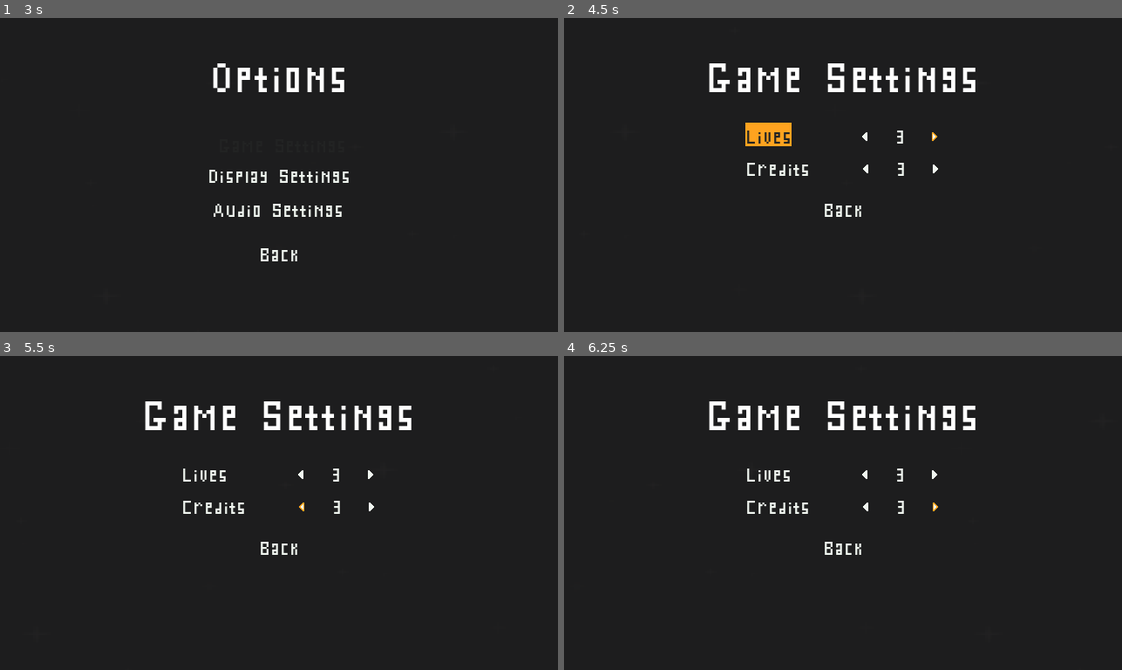
Above: before the commit, frames 1-4 (two rows, left to right).
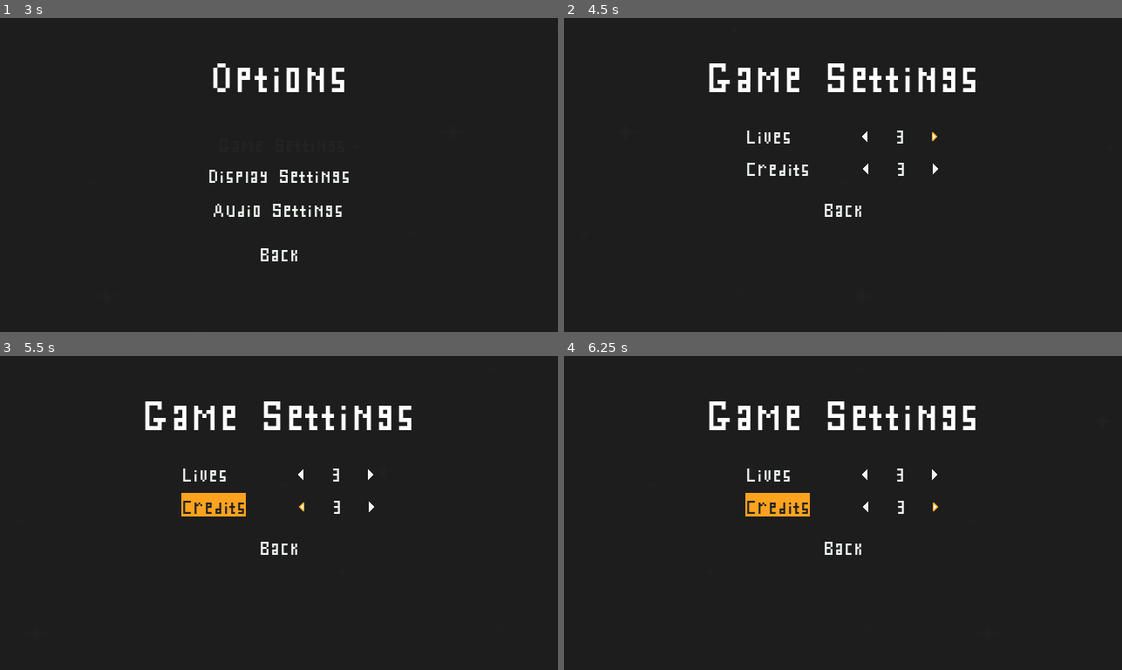
Above: after the commit, the same moments.

Repository: rnakkas/GodotSandbox
Game: Godot game, scene res://ShmupSandbox/Main/Scenes/main.tscn
Two runs of this game, one before a commit and one after it. Both use one fixed random seed, a clock stepped at 60 frames per second and the inputs below.
Inputs (mouse positions are in pixels of both pictures, inside the frame that each line leads up to):
- Up to frame 1 (3 s): tap Enter (ui_accept) at 0.5, 0.77, 1.25, 1.52 s; move the mouse to (401, 159) at 0.52 s; hold D (move_right) 0.53-1.28 s; hold Space (shoot) 0.53-1.28 s; move the mouse to (167, 190) at 1.27 s; hold S (move_down) 1.28-2 s; tap Space (shoot) at 1.35 s; click "Options" at 2 s; click "Game Settings" at 2.75 s
- Up to frame 2 (4.5 s): click (865, 137) at 3.5 s; click (937, 137) at 4.25 s
- Up to frame 3 (5.5 s): click (301, 506) at 5 s
- Up to frame 4 (6.25 s): click (937, 506) at 5.75 s

Frame 1 is identical in both runs. In frame 2, 0.6% of the frame differs, in the area x 32-67%, y 33-50%; in frame 3, 0.9%, in the area x 32-67%, y 36-52%; in frame 4, 0.9%.

Commit message:
Game Settings: See TODO comments

Diff:
--- a/ShmupSandbox/Autoloads/ui_utility.gd
+++ b/ShmupSandbox/Autoloads/ui_utility.gd
@@ -35,7 +35,6 @@
 	selected_element.focus_mode = Control.FOCUS_ALL
 
 
-## Private helper funcs
 func _highlight_ui_elment(ui_element : Control) -> void:
 	var style : StyleBoxFlat = StyleBoxFlat.new()
 	ui_element.add_theme_color_override("font_color", color_black)
@@ -56,3 +55,10 @@
 	ui_element.add_theme_color_override("font_color", color_white)
 	style.bg_color = color_transparent
 	ui_element.add_theme_stylebox_override("normal", style)
+
+
+func arrow_buttons_press_animation(button : TextureButton) -> void:
+	button.toggle_mode = true
+	button.button_pressed = true
+	await get_tree().create_timer(0.2).timeout
+	button.toggle_mode = false
--- a/ShmupSandbox/UI/Scenes/game_settings.tscn
+++ b/ShmupSandbox/UI/Scenes/game_settings.tscn
@@ -94,18 +94,122 @@
 visible = false
 layout_mode = 2
 
-[node name="VBoxContainer" type="VBoxContainer" parent="MarginContainer/VBoxContainer/HBoxContainer_lives"]
-custom_minimum_size = Vector2(10, 0)
-layout_mode = 2
-size_flags_vertical = 4
-theme_override_constants/separation = 5
-alignment = 1
-
-[node name="separator" type="Control" parent="MarginContainer/VBoxContainer/HBoxContainer_lives/VBoxContainer"]
-layout_mode = 2
-
-[node name="lives_left_button" type="TextureButton" parent="MarginContainer/VBoxContainer/HBoxContainer_lives/VBoxContainer" groups=["game_settings_ui_nodes"]]
-unique_name_in_owner = true
+[node name="HBoxContainer_lives_value" type="HBoxContainer" parent="MarginContainer/VBoxContainer/HBoxContainer_lives" groups=["game_settings_ui_nodes"]]
+unique_name_in_owner = true
+layout_mode = 2
+theme_override_constants/separation = 20
+
+[node name="VBoxContainer" type="VBoxContainer" parent="MarginContainer/VBoxContainer/HBoxContainer_lives/HBoxContainer_lives_value"]
+custom_minimum_size = Vector2(10, 0)
+layout_mode = 2
+size_flags_vertical = 4
+theme_override_constants/separation = 5
+alignment = 1
+
+[node name="separator" type="Control" parent="MarginContainer/VBoxContainer/HBoxContainer_lives/HBoxContainer_lives_value/VBoxContainer"]
+layout_mode = 2
+
+[node name="lives_left_button" type="TextureButton" parent="MarginContainer/VBoxContainer/HBoxContainer_lives/HBoxContainer_lives_value/VBoxContainer" groups=["game_settings_ui_nodes"]]
+unique_name_in_owner = true
+custom_minimum_size = Vector2(8, 12)
+layout_mode = 2
+size_flags_vertical = 4
+focus_neighbor_left = NodePath(".")
+focus_neighbor_top = NodePath(".")
+focus_neighbor_right = NodePath(".")
+focus_neighbor_bottom = NodePath(".")
+focus_next = NodePath(".")
+focus_previous = NodePath(".")
+action_mode = 0
+texture_normal = ExtResource("3_4mwjo")
+texture_pressed = ExtResource("4_vj7cy")
+texture_hover = ExtResource("5_h0p24")
+flip_h = true
+
+[node name="lives_value" type="Label" parent="MarginContainer/VBoxContainer/HBoxContainer_lives/HBoxContainer_lives_value" groups=["game_settings_ui_nodes"]]
+unique_name_in_owner = true
+custom_minimum_size = Vector2(30, 0)
+layout_mode = 2
+theme_override_fonts/font = ExtResource("1_qbri3")
+theme_override_font_sizes/font_size = 35
+text = "3"
+horizontal_alignment = 1
+
+[node name="VBoxContainer2" type="VBoxContainer" parent="MarginContainer/VBoxContainer/HBoxContainer_lives/HBoxContainer_lives_value"]
+custom_minimum_size = Vector2(10, 0)
+layout_mode = 2
+size_flags_vertical = 4
+theme_override_constants/separation = 5
+alignment = 1
+
+[node name="separator" type="Control" parent="MarginContainer/VBoxContainer/HBoxContainer_lives/HBoxContainer_lives_value/VBoxContainer2"]
+layout_mode = 2
+
+[node name="lives_right_button" type="TextureButton" parent="MarginContainer/VBoxContainer/HBoxContainer_lives/HBoxContainer_lives_value/VBoxContainer2" groups=["game_settings_ui_nodes"]]
+unique_name_in_owner = true
+custom_minimum_size = Vector2(8, 12)
+layout_mode = 2
+size_flags_vertical = 4
+focus_neighbor_left = NodePath(".")
+focus_neighbor_top = NodePath(".")
+focus_neighbor_right = NodePath(".")
+focus_neighbor_bottom = NodePath(".")
+focus_next = NodePath(".")
+focus_previous = NodePath(".")
+texture_normal = ExtResource("3_4mwjo")
+texture_pressed = ExtResource("4_vj7cy")
+texture_hover = ExtResource("5_h0p24")
+texture_focused = ExtResource("5_h0p24")
+
+[node name="HBoxContainer_credits" type="HBoxContainer" parent="MarginContainer/VBoxContainer"]
+custom_minimum_size = Vector2(300, 0)
+layout_mode = 2
+size_flags_horizontal = 4
+theme_override_constants/separation = 20
+alignment = 1
+
+[node name="credits_label" type="Label" parent="MarginContainer/VBoxContainer/HBoxContainer_credits" groups=["game_settings_ui_nodes"]]
+unique_name_in_owner = true
+layout_mode = 2
+focus_neighbor_left = NodePath(".")
+focus_neighbor_top = NodePath("../../HBoxContainer_lives/lives_label")
+focus_neighbor_right = NodePath(".")
+focus_neighbor_bottom = NodePath("../../back_button")
+focus_next = NodePath(".")
+focus_previous = NodePath(".")
+focus_mode = 2
+theme_override_fonts/font = ExtResource("1_qbri3")
+theme_override_font_sizes/font_size = 35
+text = "Credits"
+
+[node name="separator" type="Control" parent="MarginContainer/VBoxContainer/HBoxContainer_credits"]
+layout_mode = 2
+
+[node name="separator2" type="Control" parent="MarginContainer/VBoxContainer/HBoxContainer_credits"]
+layout_mode = 2
+
+[node name="separator3" type="Control" parent="MarginContainer/VBoxContainer/HBoxContainer_credits"]
+visible = false
+layout_mode = 2
+
+[node name="HBoxContainer_credits_value" type="HBoxContainer" parent="MarginContainer/VBoxContainer/HBoxContainer_credits" groups=["game_settings_ui_nodes"]]
+unique_name_in_owner = true
+layout_mode = 2
+theme_override_constants/separation = 20
+
+[node name="VBoxContainer3" type="VBoxContainer" parent="MarginContainer/VBoxContainer/HBoxContainer_credits/HBoxContainer_credits_value"]
+custom_minimum_size = Vector2(10, 0)
+layout_mode = 2
+size_flags_vertical = 4
+theme_override_constants/separation = 5
+alignment = 1
+
+[node name="separator" type="Control" parent="MarginContainer/VBoxContainer/HBoxContainer_credits/HBoxContainer_credits_value/VBoxContainer3"]
+layout_mode = 2
+
+[node name="credits_left_button" type="TextureButton" parent="MarginContainer/VBoxContainer/HBoxContainer_credits/HBoxContainer_credits_value/VBoxContainer3" groups=["game_settings_ui_nodes"]]
+unique_name_in_owner = true
+custom_minimum_size = Vector2(8, 12)
 layout_mode = 2
 size_flags_vertical = 4
 focus_neighbor_left = NodePath(".")
@@ -120,7 +224,7 @@
 texture_focused = ExtResource("5_h0p24")
 flip_h = true
 
-[node name="lives_value" type="Label" parent="MarginContainer/VBoxContainer/HBoxContainer_lives" groups=["game_settings_ui_nodes"]]
+[node name="credits_value" type="Label" parent="MarginContainer/VBoxContainer/HBoxContainer_credits/HBoxContainer_credits_value" groups=["game_settings_ui_nodes"]]
 unique_name_in_owner = true
 custom_minimum_size = Vector2(30, 0)
 layout_mode = 2
@@ -129,109 +233,19 @@
 text = "3"
 horizontal_alignment = 1
 
-[node name="VBoxContainer2" type="VBoxContainer" parent="MarginContainer/VBoxContainer/HBoxContainer_lives"]
-custom_minimum_size = Vector2(10, 0)
-layout_mode = 2
-size_flags_vertical = 4
-theme_override_constants/separation = 5
-alignment = 1
-
-[node name="separator" type="Control" parent="MarginContainer/VBoxContainer/HBoxContainer_lives/VBoxContainer2"]
-layout_mode = 2
-
-[node name="lives_right_button" type="TextureButton" parent="MarginContainer/VBoxContainer/HBoxContainer_lives/VBoxContainer2" groups=["game_settings_ui_nodes"]]
-unique_name_in_owner = true
-layout_mode = 2
-size_flags_vertical = 4
-focus_neighbor_left = NodePath(".")
-focus_neighbor_top = NodePath(".")
-focus_neighbor_right = NodePath(".")
-focus_neighbor_bottom = NodePath(".")
-focus_next = NodePath(".")
-focus_previous = NodePath(".")
-texture_normal = ExtResource("3_4mwjo")
-texture_pressed = ExtResource("4_vj7cy")
-texture_hover = ExtResource("5_h0p24")
-texture_focused = ExtResource("5_h0p24")
-
-[node name="HBoxContainer_credits" type="HBoxContainer" parent="MarginContainer/VBoxContainer"]
-custom_minimum_size = Vector2(300, 0)
-layout_mode = 2
-size_flags_horizontal = 4
-theme_override_constants/separation = 20
-alignment = 1
-
-[node name="credits_label" type="Label" parent="MarginContainer/VBoxContainer/HBoxContainer_credits" groups=["game_settings_ui_nodes"]]
-unique_name_in_owner = true
-layout_mode = 2
-focus_neighbor_left = NodePath(".")
-focus_neighbor_top = NodePath("../../HBoxContainer_lives/lives_label")
-focus_neighbor_right = NodePath(".")
-focus_neighbor_bottom = NodePath("../../back_button")
-focus_next = NodePath(".")
-focus_previous = NodePath(".")
-focus_mode = 2
-theme_override_fonts/font = ExtResource("1_qbri3")
-theme_override_font_sizes/font_size = 35
-text = "Credits"
-
-[node name="separator" type="Control" parent="MarginContainer/VBoxContainer/HBoxContainer_credits"]
-layout_mode = 2
-
-[node name="separator2" type="Control" parent="MarginContainer/VBoxContainer/HBoxContainer_credits"]
-layout_mode = 2
-
-[node name="separator3" type="Control" parent="MarginContainer/VBoxContainer/HBoxContainer_credits"]
-visible = false
-layout_mode = 2
-
-[node name="VBoxContainer3" type="VBoxContainer" parent="MarginContainer/VBoxContainer/HBoxContainer_credits"]
-custom_minimum_size = Vector2(10, 0)
-layout_mode = 2
-size_flags_vertical = 4
-theme_override_constants/separation = 5
-alignment = 1
-
-[node name="separator" type="Control" parent="MarginContainer/VBoxContainer/HBoxContainer_credits/VBoxContainer3"]
-layout_mode = 2
-
-[node name="credits_left_button" type="TextureButton" parent="MarginContainer/VBoxContainer/HBoxContainer_credits/VBoxContainer3" groups=["game_settings_ui_nodes"]]
-unique_name_in_owner = true
-layout_mode = 2
-size_flags_vertical = 4
-focus_neighbor_left = NodePath(".")
-focus_neighbor_top = NodePath(".")
-focus_neighbor_right = NodePath(".")
-focus_neighbor_bottom = NodePath(".")
-focus_next = NodePath(".")
-focus_previous = NodePath(".")
-texture_normal = ExtResource("3_4mwjo")
-texture_pressed = ExtResource("4_vj7cy")
-texture_hover = ExtResource("5_h0p24")
-texture_focused = ExtResource("5_h0p24")
-flip_h = true
-
-[node name="credits_value" type="Label" parent="MarginContainer/VBoxContainer/HBoxContainer_credits" groups=["game_settings_ui_nodes"]]
-unique_name_in_owner = true
-custom_minimum_size = Vector2(30, 0)
-layout_mode = 2
-theme_override_fonts/font = ExtResource("1_qbri3")
-theme_override_font_sizes/font_size = 35
-text = "3"
-horizontal_alignment = 1
-
-[node name="VBoxContainer4" type="VBoxContainer" parent="MarginContainer/VBoxContainer/HBoxContainer_credits"]
-custom_minimum_size = Vector2(10, 0)
-layout_mode = 2
-size_flags_vertical = 4
-theme_override_constants/separation = 5
-alignment = 1
-
-[node name="separator" type="Control" parent="MarginContainer/VBoxContainer/HBoxContainer_credits/VBoxContainer4"]
-layout_mode = 2
-
-[node name="credits_right_button" type="TextureButton" parent="MarginContainer/VBoxContainer/HBoxContainer_credits/VBoxContainer4" groups=["game_settings_ui_nodes"]]
-unique_name_in_owner = true
+[node name="VBoxContainer4" type="VBoxContainer" parent="MarginContainer/VBoxContainer/HBoxContainer_credits/HBoxContainer_credits_value"]
+custom_minimum_size = Vector2(10, 0)
+layout_mode = 2
+size_flags_vertical = 4
+theme_override_constants/separation = 5
+alignment = 1
+
+[node name="separator" type="Control" parent="MarginContainer/VBoxContainer/HBoxContainer_credits/HBoxContainer_credits_value/VBoxContainer4"]
+layout_mode = 2
+
+[node name="credits_right_button" type="TextureButton" parent="MarginContainer/VBoxContainer/HBoxContainer_credits/HBoxContainer_credits_value/VBoxContainer4" groups=["game_settings_ui_nodes"]]
+unique_name_in_owner = true
+custom_minimum_size = Vector2(8, 12)
 layout_mode = 2
 size_flags_vertical = 4
 focus_neighbor_left = NodePath(".")
--- a/ShmupSandbox/UI/Scripts/game_settings.gd
+++ b/ShmupSandbox/UI/Scripts/game_settings.gd
@@ -1,6 +1,9 @@
 class_name GameSettings extends Control
 
+@onready var lives_value_hbox : HBoxContainer = %HBoxContainer_lives_value
+@onready var credits_value_hbox : HBoxContainer = %HBoxContainer_credits_value
 @onready var lives_label : Label = %lives_label
+@onready var lives_value : Label = %lives_value
 @onready var credits_label : Label = %credits_label
 @onready var lives_left_button : TextureButton = %lives_left_button
 @onready var lives_right_button : TextureButton = %lives_right_button
@@ -9,6 +12,8 @@
 @onready var back_button : Button = %back_button
 
 var ui_elements_list : Array[Control] = []
+var allowed_values_lives : Array[int] = [3, 5, 7, 9]
+var allowed_values_credits : Array[int] = [1, 3, 5, 7, 9]
 
 signal back_button_pressed()
 
@@ -54,7 +59,7 @@
 		node.focus_entered.connect(_on_element_focused)
 	if node.has_signal(UiUtility.signal_mouse_entered):
 		node.mouse_entered.connect(_on_element_focused_with_mouse.bind(node)) # Use 'bind' to pass source node as property
-	if node is Button:
+	if node is Button || node is TextureButton:
 		node.pressed.connect(_on_button_pressed.bind(node))
 
 func _on_element_focused() -> void:
@@ -63,24 +68,53 @@
 			UiUtility.highlight_selected_element(ui_elements_list, element)
 
 func _on_element_focused_with_mouse(node : Control) -> void:
-	node.grab_focus()
-	if node == lives_left_button || node == lives_right_button:
-		UiUtility.highlight_selected_element(ui_elements_list, lives_label)
+	if node == lives_left_button || node == lives_right_button || node == lives_value_hbox:
+		lives_label.grab_focus()
+	elif node == credits_left_button || node == credits_right_button || node == credits_value_hbox:
+		credits_label.grab_focus()
+	else:
+		node.grab_focus()
 
-func _on_button_pressed(node: Button) -> void:
-	await UiUtility.selected_button_element_press_animation(node)
 
+func _on_button_pressed(node: Control) -> void:
 	match node:
 		back_button:
+			await UiUtility.selected_button_element_press_animation(node)
 			back_button_pressed.emit()
+
 		lives_left_button:
-			_toggle_arrow_buttons(lives_left_button)
-			print("clicked")
+			await UiUtility.arrow_buttons_press_animation(lives_left_button)
+			print("clicked: decrease lives")
+			lives_label.grab_focus()
+
+		lives_right_button:
+			await UiUtility.arrow_buttons_press_animation(lives_right_button)
+			print("clicked: increase life")
+			lives_label.grab_focus()
+
+		credits_left_button:
+			await UiUtility.arrow_buttons_press_animation(credits_left_button)
+			print("clicked: decrease credits")
+			credits_label.grab_focus()
+
+		credits_right_button:
+			await UiUtility.arrow_buttons_press_animation(credits_right_button)
+			print("clicked: increase credits")
+			credits_label.grab_focus()
+
 		_:
 			push_error("Unhandled button pressed: ", node.name)
+
 
 func _toggle_arrow_buttons(button : TextureButton) -> void:
 	button.toggle_mode = true
 	button.button_pressed = true
 	await get_tree().create_timer(0.2).timeout
 	button.toggle_mode = false
+
+##TODO:
+func _decrease_lives_value() -> void:
+	for value : int in range(allowed_values_lives.size()):
+		if lives_value.text == str(allowed_values_lives[value]):
+			value = (value + 1)%allowed_values_lives.size()
+			lives_value.text = str(allowed_values_lives[value])
Binary file changed: ShmupSandbox/Assets/Icons/ui_arrow_normal-v1.png
